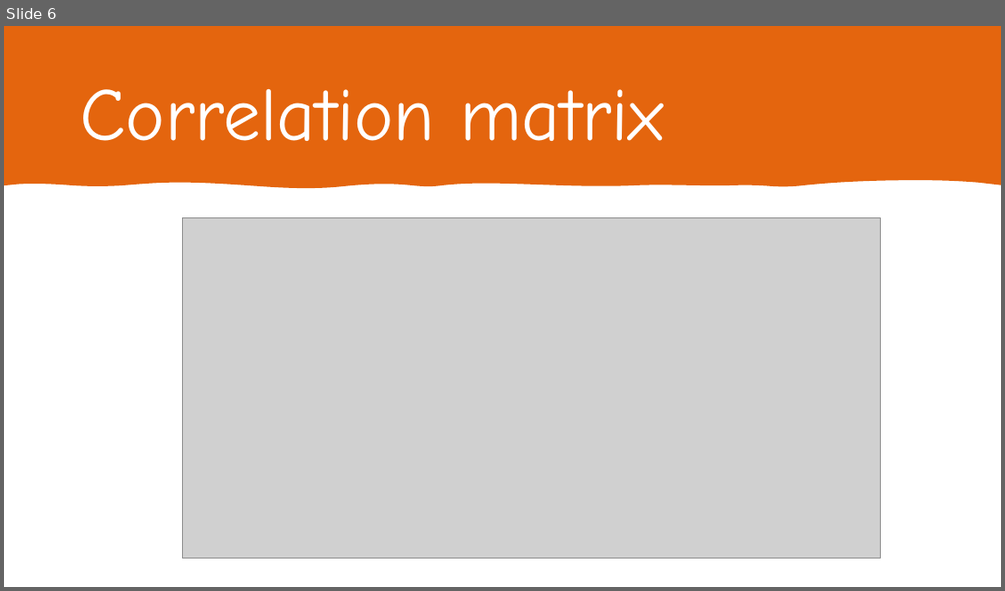
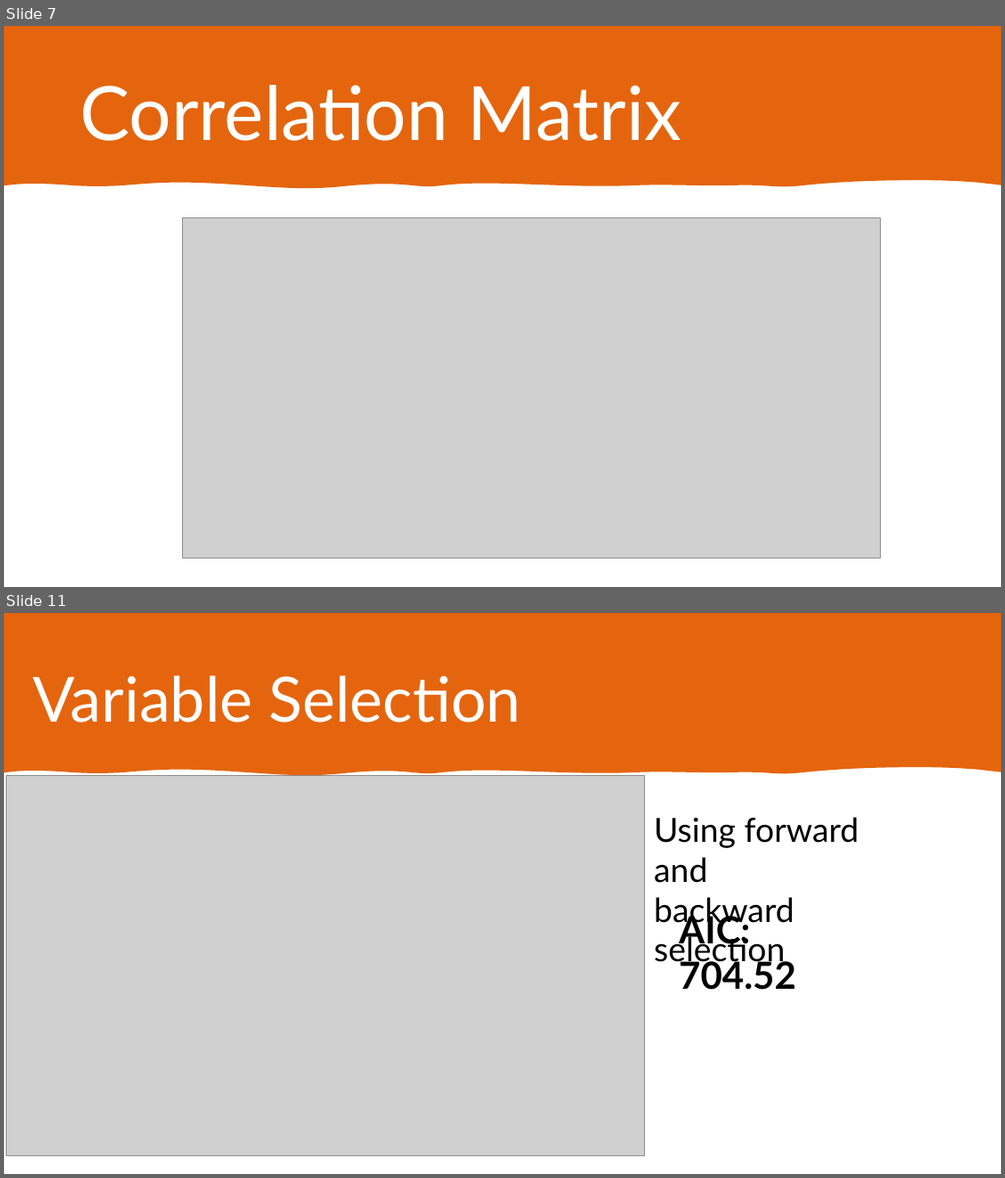
Before and after one commit to soodrk/R-Predict-Diabetes-using-Logistic-Regression, a slide deck: Diabetes prediction using logistic regression.pptx. Shown one above the other, each under a label of ours: slide 6 before the commit, slides 7 and 11 after it; the slides between them are not shown. The pictures are 1005x591 and 1005x1178 pixels, drawn with LibreOffice and Linux fonts; fonts in the diff are those of the drawing; grey boxes stand for pictures. Boxes give left, top, right and bottom in pixels: in the first picture for what was removed or moved away, otherwise in the second. Text is boxed around its words. In the diff, an @@ line names an element or a change of style, - is before the commit and + after.

```diff
--- a/Diabetes prediction using logistic regression.pptx
+++ b/Diabetes prediction using logistic regression.pptx
@@ slide 11 added at (4, 613, 1001, 1174), background #FFFFFF @@
@@ rectangle added at (4, 613, 1001, 1174), fill #FFFFFF @@
@@ freeform shape added at (4, 613, 1001, 775), fill #E4650E @@
@@ title added at (33, 675, 521, 722), 60 pt, text #FFFFFF @@
+Variable Selection
@@ picture added at (7, 775, 645, 1156) @@
@@ text added at (654, 817, 859, 968), 32 pt, text #000000 @@
+Using forward and
+backward selection
@@ text added at (679, 911, 796, 989), 36 pt, text #000000, bold @@
+AIC: 704.52
@@ what was slide 6 is now slide 7 @@
@@ slide 7 changed as well @@
@@ title at (80, 85, 682, 141): text changed; font Comic Neue to Lato @@
-Correlation matrix
+Correlation Matrix
```
Also in this commit, not shown: 10 other slides changed, 6 other slides added, 2 slides removed.
